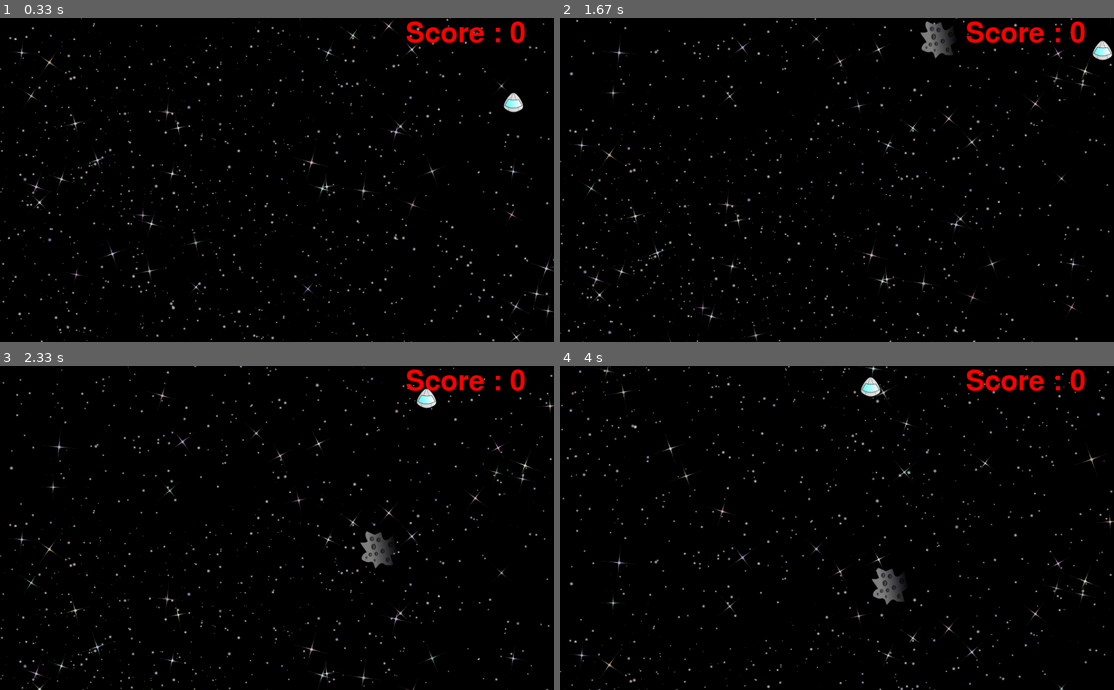
Above: before the commit, frames 1-4 (two rows, left to right).
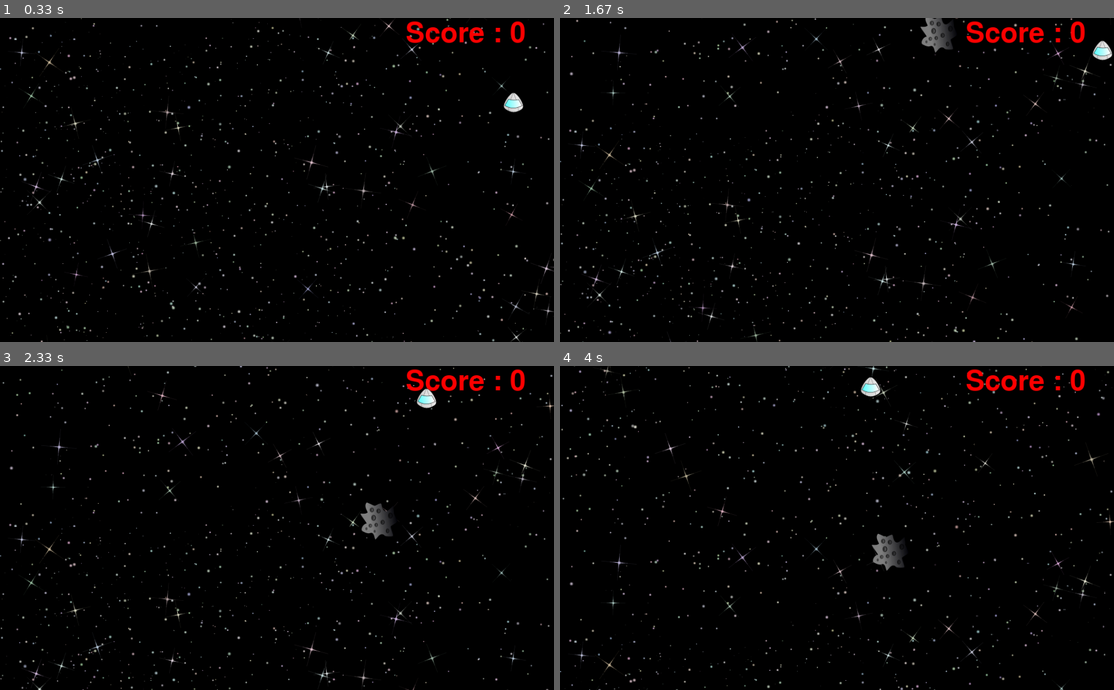
Above: after the commit, the same moments.

Repository: rodrigets/games-in-pygame
Game: pygame game, started from asteroides.py
The game is run twice, just before and just after one commit, with the same random seed, the same clock (stepped at 60 frames per second) and the same inputs.
Inputs:
- Up to frame 1 (0.33 s): no input
- Up to frame 2 (1.67 s): tap Space at 0.33 s; hold Right 0.67-1.13 s; hold Up 1.17-1.47 s
- Up to frame 3 (2.33 s): hold Left from 2 s (still down)
- Up to frame 4 (4 s): release Left at 2.53 s; hold Down 2.57-2.87 s; hold Left 2.9-3.3 s; hold Up 3.33-3.7 s; hold Right from 3.73 s (still down)

Frame 1 is identical in both runs. In frame 2, 0.3% of the frame differs, in the area x 65-71%, y 0-13%; in frame 3, 0.9%; in frame 4, 0.9%, in the area x 56-63%, y 51-74%.

Commit message:
Melhorias na velocidade do tiro da nave e na queda dos asteroides

Diff:
--- a/asteroides.py
+++ b/asteroides.py
@@ -22,7 +22,7 @@
         # create shot on tip of the ship
         'position': [(ship_rect[0] + 0.5 * ship_rect[2]) - 5,
                      ship_rect[1]],
-        'speed': 5,
+        'speed': 8,
     }
 
 
@@ -80,7 +80,7 @@
         'surface': pygame.image.load(
             os.path.join(RES_FOLDER, 'asteroid.png')).convert_alpha(),
         'position': [randrange(892), -64],
-        'speed': randrange(1, 11)
+        'speed': randrange(3, 9)
     }
 
 
